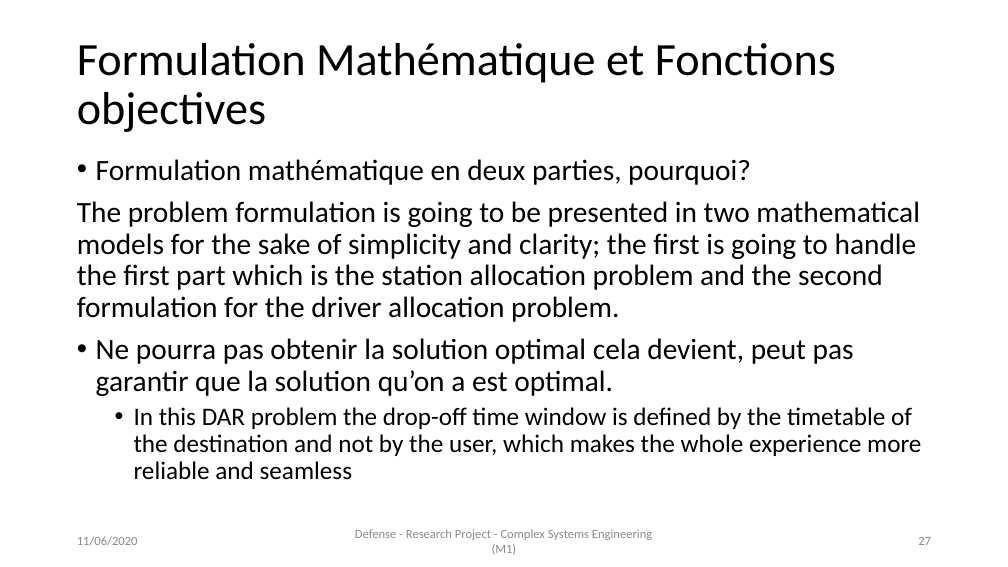
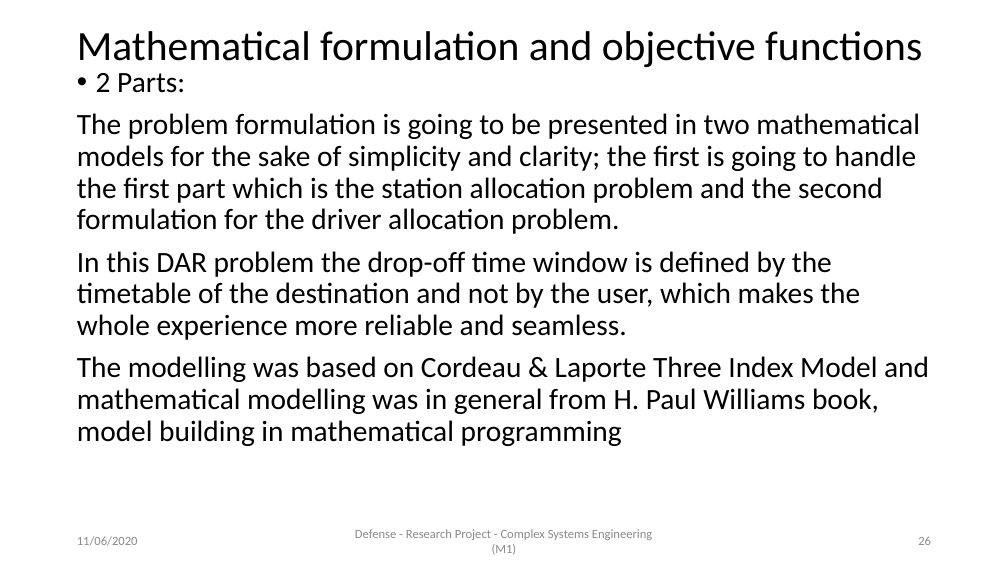
Before and after one commit to AymanABDELHAMID/OD_MTO_DARP, a slide deck: slide 26 of Presentation/presentation_AymanMahmoud.pptx (slide 27 before the commit). Drawn at 1008x567 pixels with LibreOffice and Linux fonts; fonts in the diff are those of the drawing. Boxes give left, top, right and bottom in pixels: in the first picture for what was removed or moved away, otherwise in the second. Text is boxed around its words. In the diff, an @@ line names an element or a change of style, - is before the commit and + after.

```diff
--- a/Presentation/presentation_AymanMahmoud.pptx
+++ b/Presentation/presentation_AymanMahmoud.pptx
@@ title at <box>77,31,922,67</box>: text changed; size 44 to 39.6 pt @@
-Formulation Mathématique et Fonctions objectives
+Mathematical formulation and objective functions
@@ text "2 Parts:": place and size @@
-text "2 Parts:" at <box>77,159,921,480</box>
+text "2 Parts:" at <box>77,73,929,446</box>
@@ text at <box>96,73,185,93</box>: text changed @@
-• Formulation mathématique en deux parties, pourquoi?
+• 2 Parts:
@@ text at <box>77,251,929,446</box>: text changed; size 24 to 28 pt @@
-• Ne pourra pas obtenir la solution optimal cela devient, peut pas garantir que la solution qu’on a est optimal.
-  • In this DAR problem the drop-off time window is defined by the timetable of the destination and not by the user, which makes the whole experience more reliable and seamless
+In this DAR problem the drop-off time window is defined by the timetable of the destination and not by the user, which makes the whole experience more reliable and seamless.
+The modelling was based on Cordeau & Laporte Three Index Model and mathematical modelling was in general from H. Paul Williams book, model building in mathematical programming
@@ page number at <box>918,536,931,545</box>: text changed @@
-27
+26
```
Also in this commit, not shown: 33 other slides changed, 5 slides added, 2 slides removed, 28 other files.
